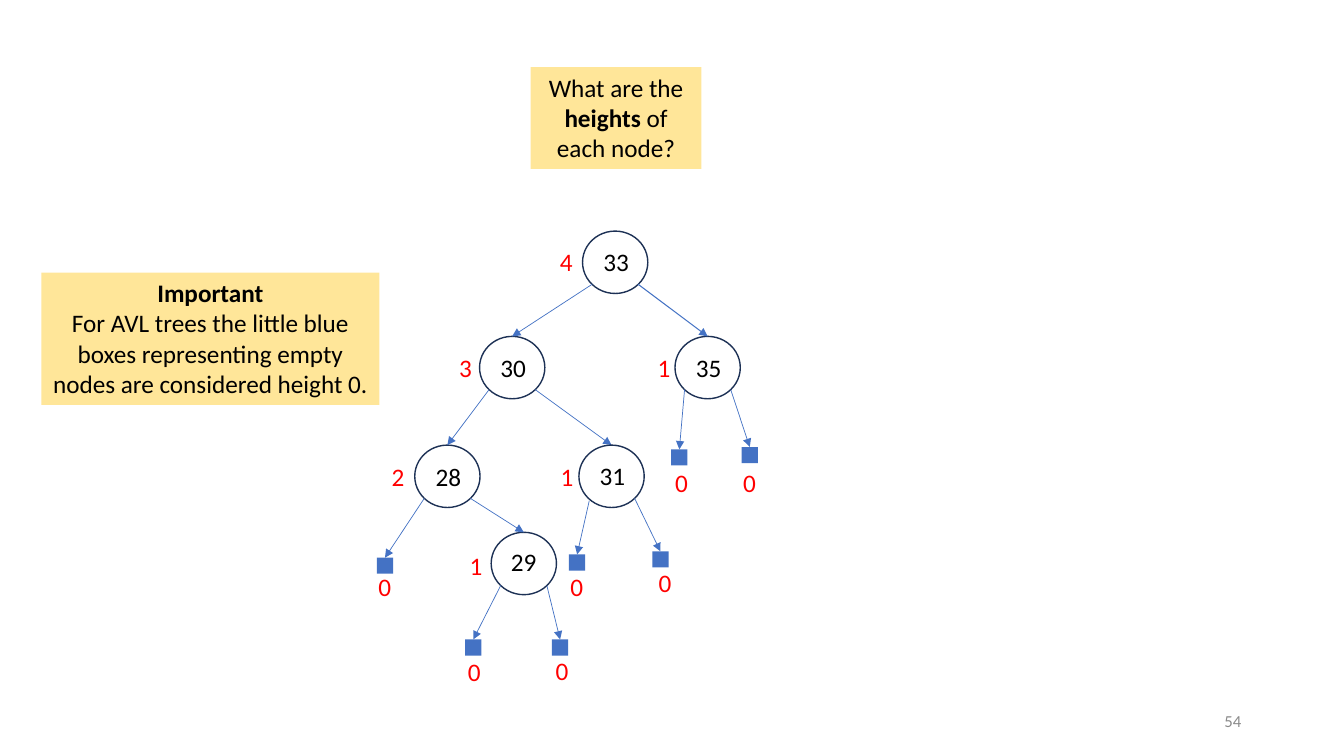
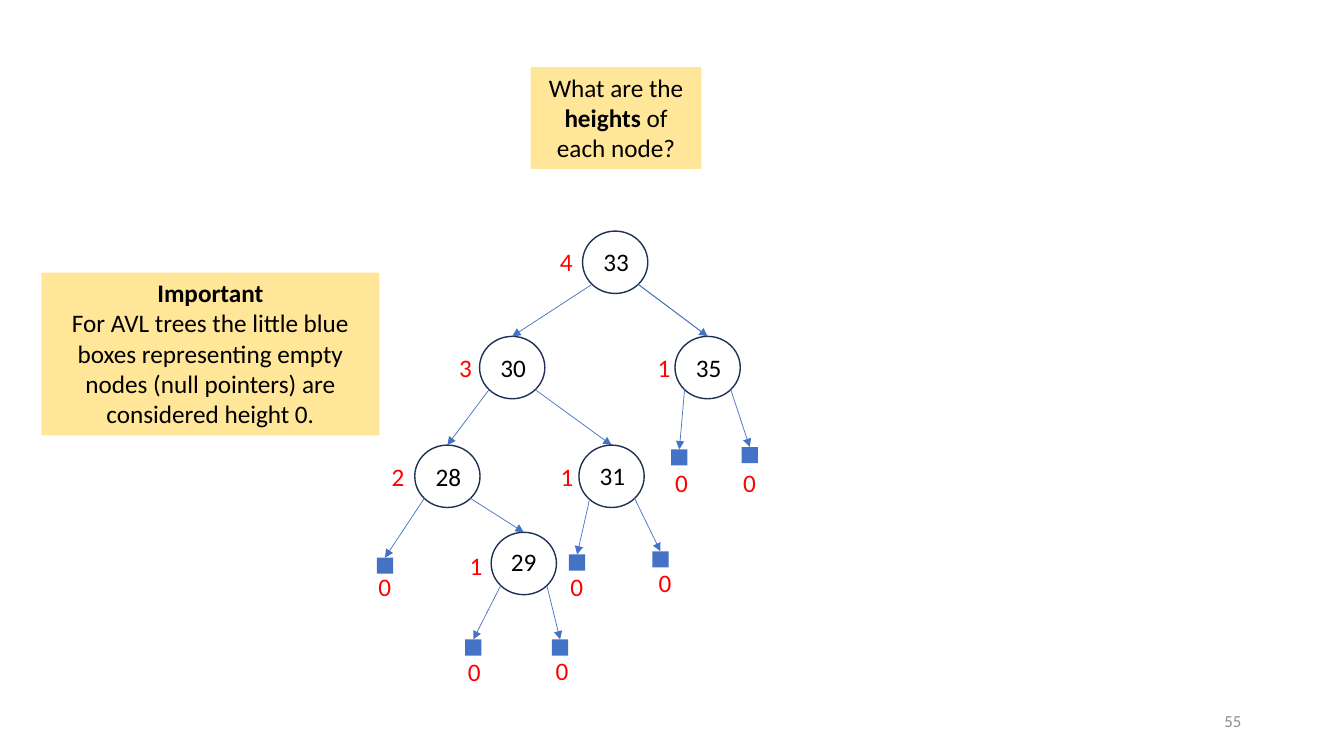
Before and after one commit to tjd1234/cmpt225summer2023, a slide deck: slide 55 of lecture_notes/week10/week10_BST.pptx (slide 54 before the commit). Drawn at 1344x756 pixels with LibreOffice and Linux fonts; fonts in the diff are those of the drawing. Boxes give left, top, right and bottom in pixels: in the first picture for what was removed or moved away, otherwise in the second. Text is boxed around its words. In the diff, an @@ line names an element or a change of style, - is before the commit and + after.

```diff
--- a/lecture_notes/week10/week10_BST.pptx
+++ b/lecture_notes/week10/week10_BST.pptx
@@ rectangle "Important For AVL trees the ..." resized from (x1=41, y1=272, x2=379, y2=404) to (x1=41, y1=272, x2=379, y2=436) @@
@@ text in rectangle at (x1=72, y1=285, x2=349, y2=428): text changed @@
-Important
-For AVL trees the little blue boxes representing empty nodes are considered height 0.
+Important
+For AVL trees the little blue boxes representing empty nodes (null pointers) are considered height 0.
@@ page number at (x1=1224, y1=716, x2=1241, y2=727): text changed @@
-54
+55
```
Also in this commit, not shown: 43 other slides changed, 8 slides added.
